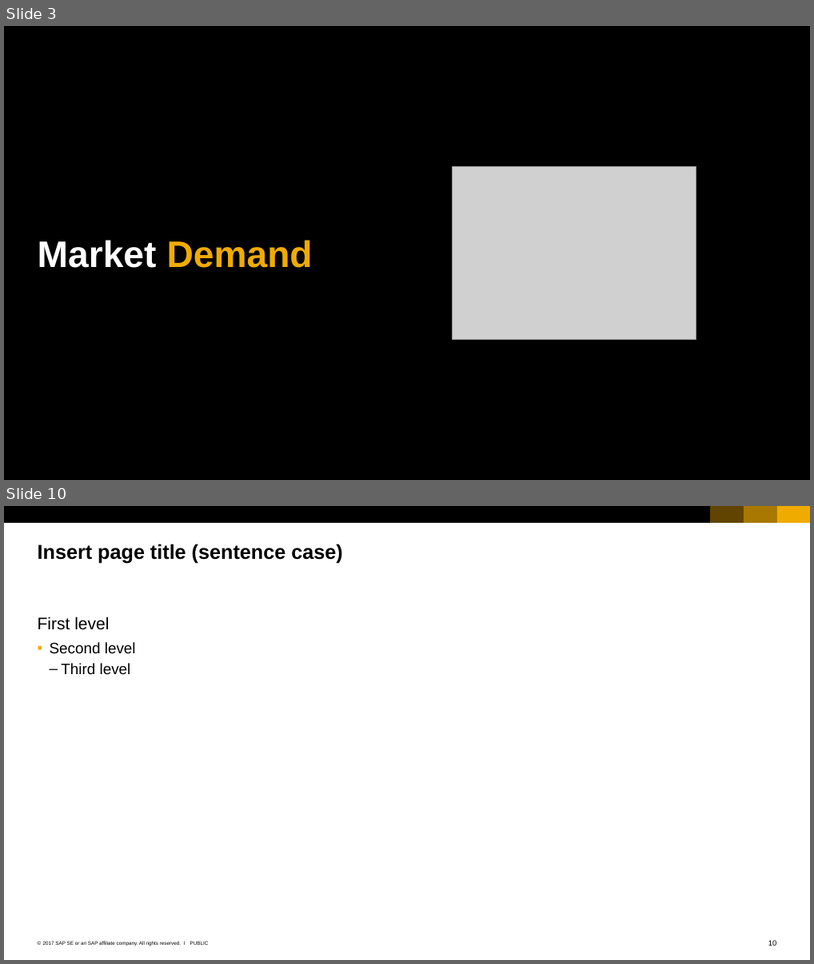
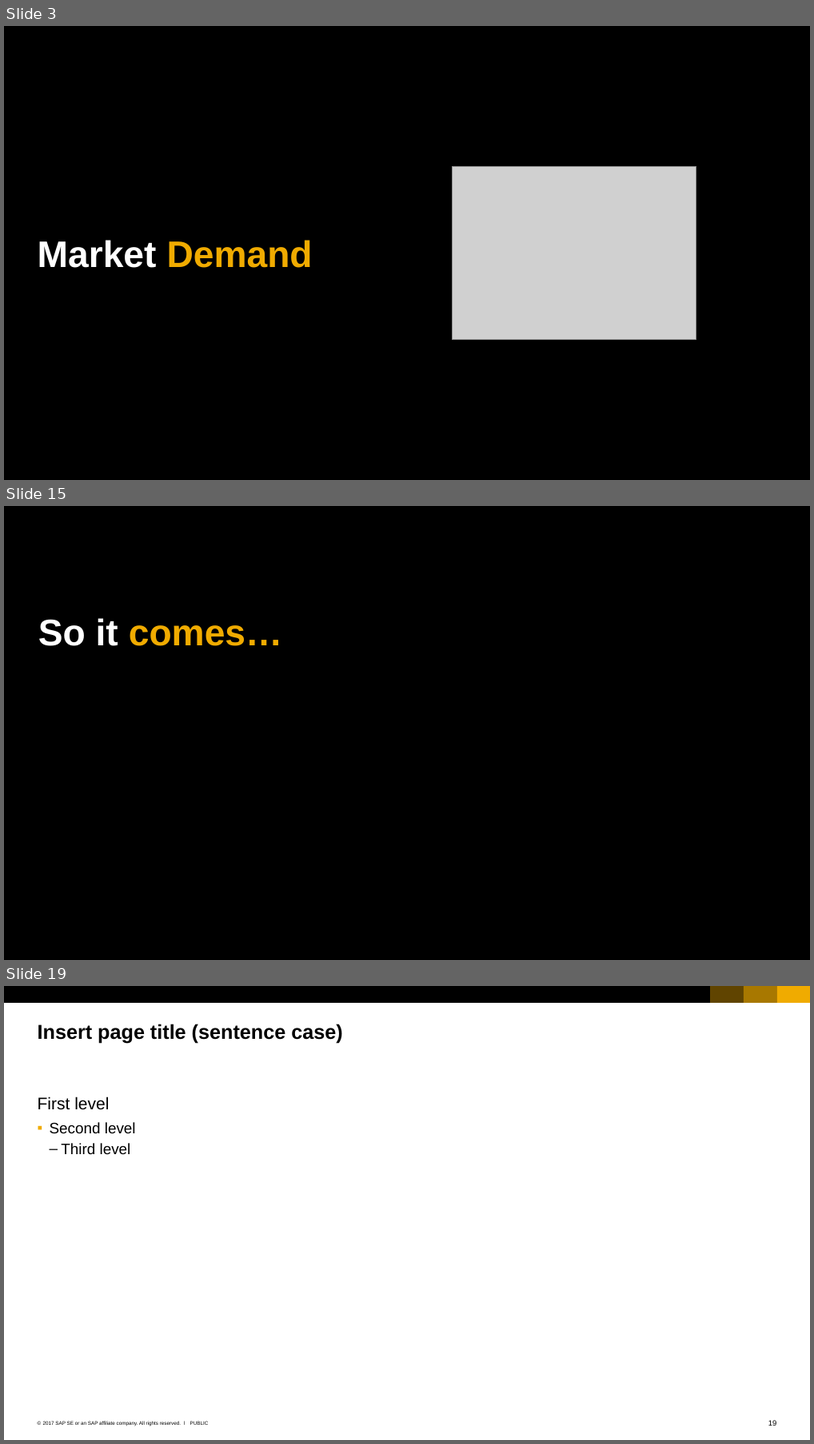
Before and after one commit to qianyilun/workload-calculator, a slide deck: SAP_2017_16x9_black_and_white.pptx. Shown one above the other, each under a label of ours: slides 3 and 10 before the commit, slides 3, 15 and 19 after it; the slides between them are not shown. The pictures are 814x964 and 814x1444 pixels, drawn with LibreOffice and Linux fonts; fonts in the diff are those of the drawing; grey boxes stand for pictures. Boxes give left, top, right and bottom in pixels: in the first picture for what was removed or moved away, otherwise in the second. Text is boxed around its words. In the diff, an @@ line names an element or a change of style, - is before the commit and + after.

```diff
--- a/SAP_2017_16x9_black_and_white.pptx
+++ b/SAP_2017_16x9_black_and_white.pptx
@@ slide 15 added at <box>4,506,810,960</box>, background #000000 @@
@@ title added at <box>38,618,282,646</box>, 44 pt, text #F0AB00, bold @@
+So it comes…
@@ what was slide 10 is now slide 19 @@
```
Also in this commit, not shown: 14 other slides added, 6 slides removed.
